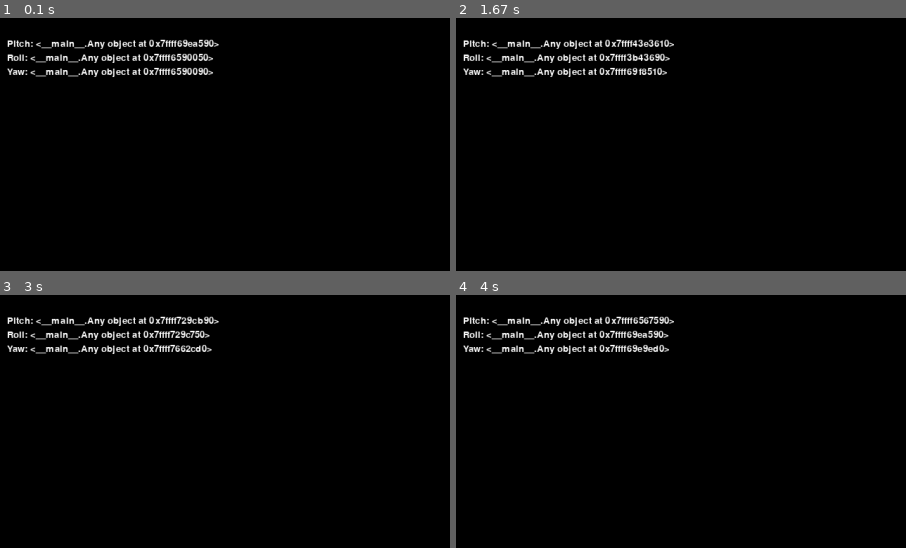
Above: before the commit, frames 1-4 (two rows, left to right).
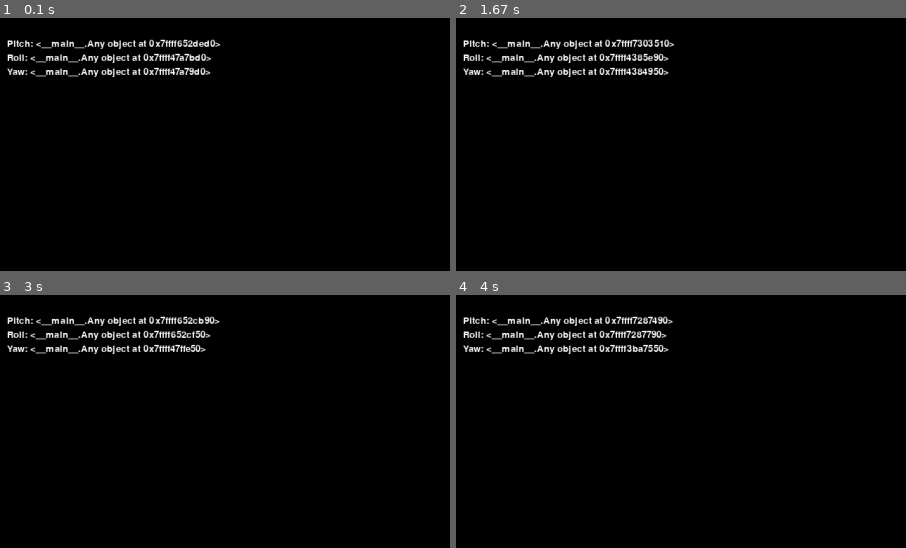
Above: after the commit, the same moments.

Repository: CiaranMerritt/Raspberry-Pi-Sense-Hat-Projects
Game: pygame game, started from test.py
The game is run twice, just before and just after one commit, with the same random seed, the same clock (stepped at 60 frames per second) and the same inputs.
Inputs:
- Up to frame 1 (0.1 s): no input
- Up to frame 2 (1.67 s): tap Enter at 0.33 s
- Up to frame 3 (3 s): tap Space at 1.67, 2.07, 2.37, 2.57, 2.9 s
- Up to frame 4 (4 s): tap Space at 3.2, 3.4, 3.7, 3.97 s
The pictures show only the part of the screen within x 0-50%, y 0-50%; the shares and areas given below are measured in that part.

The runs differ from the first frame. In frame 1, 0.6% of the frame differs, in the area x 37-49%, y 8-23%; in frame 2, 0.6%; in frame 3, 0.6%; in frame 4, 0.6%.

Commit message:
refactor: Changing to using inheritance for making the pygame instead of passing an object back and forth between the objects

Diff:
--- a/pygame_display_class.py
+++ b/pygame_display_class.py
@@ -6,10 +6,9 @@
     screen = pygame.display.set_mode((1280, 720))
     clock = pygame.time.Clock()
 
-    def __init__(self, game) -> None:
+    def __init__(self) -> None:
         pygame.init()
         pygame.font.init()
-        self.game = game()
         pass
 
     def runngGame(self):
@@ -27,7 +26,7 @@
                     if event.key == K_ESCAPE:
                         running = False
 
-            self.game.run()
+            self.run()
 
             # flip() the display to put your work on screen
             pygame.display.flip()
--- a/test.py
+++ b/test.py
@@ -7,10 +7,11 @@
 from sense_hat import SenseHat
 
 
-class test():
+class test(PygameDisplay):
 
 
     def __init__(self) -> None:
+        PygameDisplay.__init__(self)
         self.font = pygame.font.Font(None, 20)
         self.sense = SenseHat()
         pass
@@ -30,6 +31,6 @@
     def quit(self):
         self.sense.clear()
 
-game = PygameDisplay(test)
+game = test()
 
 game.runngGame()
